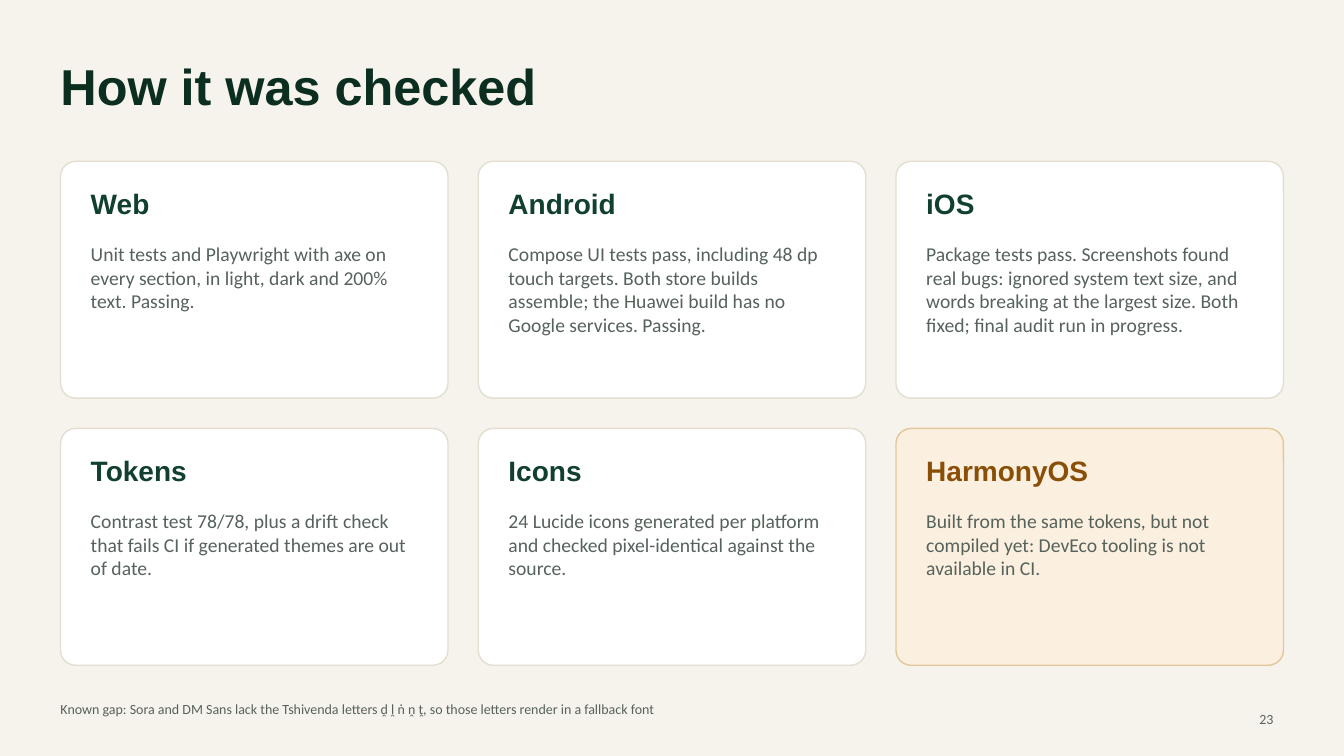
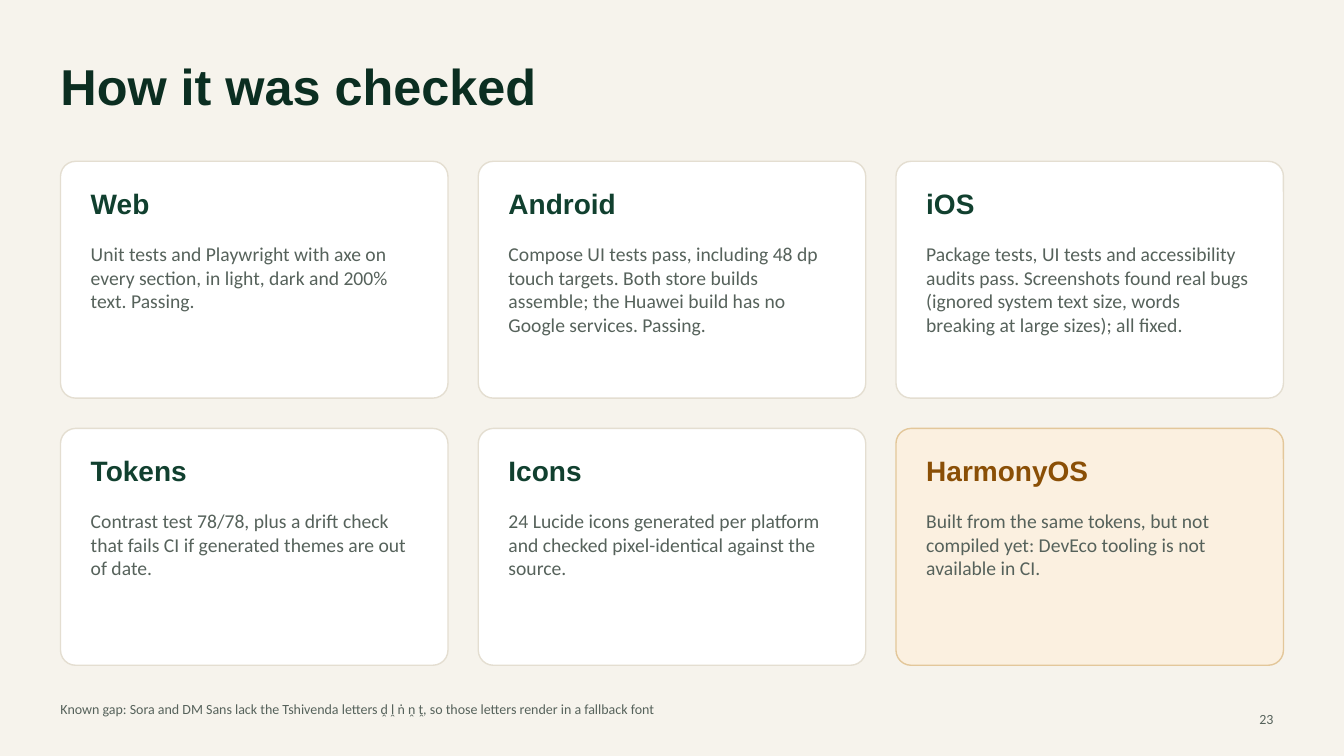
Before and after one commit to faztmobile/lifa, a slide deck: slide 23 of docs/design/Lifa-design-system-demo.pptx. Drawn at 1344x756 pixels with LibreOffice and Linux fonts; fonts in the diff are those of the drawing. Boxes give left, top, right and bottom in pixels: in the first picture for what was removed or moved away, otherwise in the second. Text is boxed around its words. In the diff, an @@ line names an element or a change of style, - is before the commit and + after.

```diff
--- a/docs/design/Lifa-design-system-demo.pptx
+++ b/docs/design/Lifa-design-system-demo.pptx
@@ text at [926, 247, 1248, 336]: text changed @@
-Package tests pass. Screenshots found real bugs: ignored system text size, and words breaking at the largest size. Both fixed; final audit run in progress.
+Package tests, UI tests and accessibility audits pass. Screenshots found real bugs (ignored system text size, words breaking at large sizes); all fixed.
```
